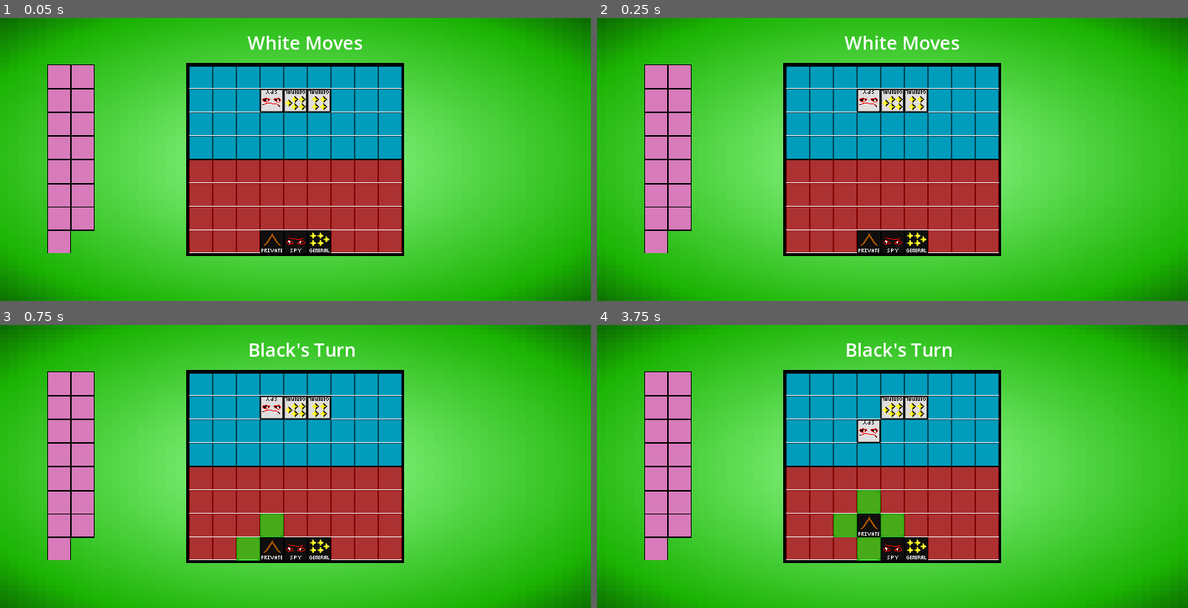
Above: before the commit, frames 1-4 (two rows, left to right).
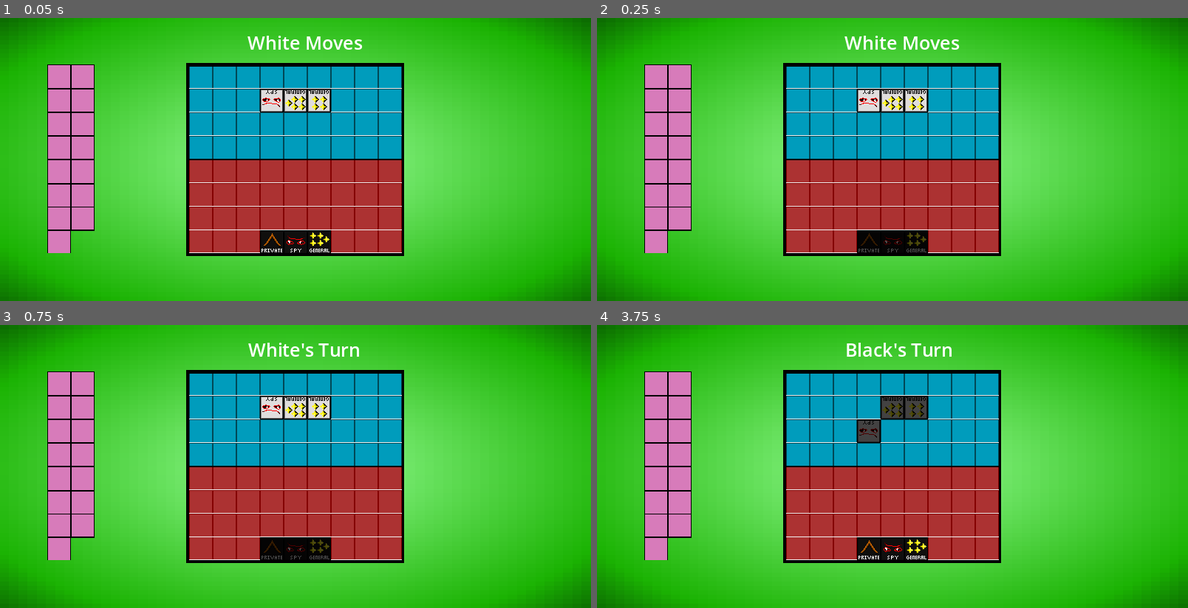
Above: after the commit, the same moments.

Repository: Forther04/Game-Of-The-Generals
Game: Godot game, scene res://Scene/Main.tscn
The game is run twice, just before and just after one commit, with the same random seed, the same clock (stepped at 60 frames per second) and the same inputs.
Inputs (mouse positions are in pixels of both pictures, inside the frame that each line leads up to):
- Up to frame 1 (0.05 s): no input
- Up to frame 2 (0.25 s): no input
- Up to frame 3 (0.75 s): click (271, 548) at 0.52 s
- Up to frame 4 (3.75 s): click (868, 525) at 1.27 s; click (868, 407) at 2.02 s; click (868, 432) at 2.75 s; click (868, 525) at 3.52 s

Frame 1 is identical in both runs. In frame 2, 0.2% of the frame differs, in the area x 44-56%, y 75-83%; in frame 3, 1.3%; in frame 4, 2.5%, in the area x 40-56%, y 25-84%.

Commit message:
Changes color base on who's turn is it

Diff:
--- a/Scene/Pieces/Black/Black_Piece.tscn
+++ b/Scene/Pieces/Black/Black_Piece.tscn
@@ -2,8 +2,8 @@
 
 [ext_resource type="Texture2D" uid="uid://egv5ef3svok8" path="res://Assest/GOG_Black_sprite_sheet.png" id="1_m3crr"]
 [ext_resource type="Script" path="res://Script/Black Pieces/Black.gd" id="2_s1w6r"]
-[ext_resource type="AudioStream" uid="uid://bykfs5gdjg4ot" path="res://Sound/capture.mp3" id="3_acuaw"]
-[ext_resource type="AudioStream" uid="uid://bkg32kbwf5ojx" path="res://Sound/move.mp3" id="4_3526c"]
+[ext_resource type="AudioStream" uid="uid://dbgf5rwklxknd" path="res://Sound/capture.wav" id="3_b0dnw"]
+[ext_resource type="AudioStream" uid="uid://xjo226yi1548" path="res://Sound/move.wav" id="4_6r5t4"]
 
 [sub_resource type="StyleBoxEmpty" id="StyleBoxEmpty_avp0b"]
 
@@ -236,6 +236,7 @@
 shape = SubResource("CapsuleShape2D_6bxvc")
 
 [node name="Black_Main_Area" type="Area2D" parent="." groups=["Black_Area"]]
+visible = false
 collision_layer = 10
 collision_mask = 8
 
@@ -244,11 +245,11 @@
 debug_color = Color(0.932128, 2.64719e-05, 0.649991, 0.42)
 
 [node name="capture" type="AudioStreamPlayer2D" parent="."]
-stream = ExtResource("3_acuaw")
+stream = ExtResource("3_b0dnw")
 volume_db = 10.0
 
 [node name="move" type="AudioStreamPlayer2D" parent="."]
-stream = ExtResource("4_3526c")
+stream = ExtResource("4_6r5t4")
 volume_db = 10.0
 
 [connection signal="pressed" from="Main" to="." method="_on_main_pressed"]
--- a/Scene/Pieces/White.tscn
+++ b/Scene/Pieces/White.tscn
@@ -3,8 +3,8 @@
 [ext_resource type="Texture2D" uid="uid://dxh4yltn8y8gg" path="res://Assest/GOG_White_sprite_sheet.png" id="1_k6rfx"]
 [ext_resource type="Texture2D" uid="uid://egv5ef3svok8" path="res://Assest/GOG_Black_sprite_sheet.png" id="1_qvyag"]
 [ext_resource type="Script" path="res://Script/White Pieces/White.gd" id="2_m08ib"]
-[ext_resource type="AudioStream" uid="uid://bykfs5gdjg4ot" path="res://Sound/capture.mp3" id="4_sjlog"]
-[ext_resource type="AudioStream" uid="uid://bkg32kbwf5ojx" path="res://Sound/move.mp3" id="5_sog42"]
+[ext_resource type="AudioStream" uid="uid://dbgf5rwklxknd" path="res://Sound/capture.wav" id="4_dj76q"]
+[ext_resource type="AudioStream" uid="uid://xjo226yi1548" path="res://Sound/move.wav" id="5_w2ggh"]
 
 [sub_resource type="StyleBoxEmpty" id="StyleBoxEmpty_avp0b"]
 
@@ -245,11 +245,11 @@
 shape = SubResource("RectangleShape2D_p61ox")
 
 [node name="capture" type="AudioStreamPlayer2D" parent="."]
-stream = ExtResource("4_sjlog")
+stream = ExtResource("4_dj76q")
 volume_db = 10.0
 
 [node name="move" type="AudioStreamPlayer2D" parent="."]
-stream = ExtResource("5_sog42")
+stream = ExtResource("5_w2ggh")
 volume_db = 10.0
 
 [connection signal="pressed" from="Main" to="." method="_on_main_pressed"]
--- a/Script/Black Pieces/Black.gd
+++ b/Script/Black Pieces/Black.gd
@@ -15,9 +15,9 @@
 
 enum piece {Flag,General_5,General_4,General_3,General_2,General_1, Colonel, LT_Colonel, Major, Captain, Lieut_1, Lieut_2, Sergeant, Spy, Private, Questionmark}
 
-
+func _ready():
+	change_piece()
 func _process(delta: float) -> void:
-	change_piece()
 	check_timer += delta
 	if Global.piece != $".".name: #Check if a new piece is selected and hide the previous one
 		$Choices.hide()
@@ -26,14 +26,7 @@
 		check_timer = 0
 		overlapping()
 		player_move()
-		print(Global.white_strength, Global.black_strength)
-
-
-func player_move(): #Detect if it's black current move
-	if Global.who_moves == true:
-		$Main.hide()
-	else:
-		$Main.show()
+
 
 func change_piece(): #Changes the piece type
 	if pieces == 0:
@@ -102,6 +95,14 @@
 		$".".rotation_degrees = 180
 
 
+func player_move(): #Detect if it's black current move
+	if Global.who_moves == true:
+		$Main.hide()
+		$".".self_modulate = Color(0.3,0.3,0.3,255)
+	else:
+		$Main.show()
+		$".".self_modulate = Color(1,1,1,1)
+
 #Check if the piece is selected
 func _on_main_pressed() -> void:
 	if starting == false:
@@ -115,14 +116,15 @@
 			$Choices.hide()
 			off = false
 
-
+#SOUND EFFECT_____________________________
 func move():
 	$move.pitch_scale = randf_range(0.8, 1.2)
 	$move.play()
-
 func capture():
 	$capture.pitch_scale = randf_range(0.8, 1.2)
 	$capture.play()
+#_________________________________________
+
 
 func overlapping():
 	var right = right_area.get_overlapping_areas()
@@ -194,7 +196,7 @@
 	move()
 #__________________________________________
 
-
+#CAPTURE___________________________________
 func _on_black_main_area_area_entered(area: Area2D) -> void:
 	capture()
 	Global.black_strength = piece_strengt
@@ -204,4 +206,3 @@
 			if $Black_Main_Area.overlaps_area(i):
 				if Global.black_strength <= Global.white_strength:
 					queue_free()
-					print("Capture")
--- a/Script/Global.gd
+++ b/Script/Global.gd
@@ -1,7 +1,7 @@
 extends Node
 
 var piece : String
-var who_moves : bool = false #False = black, True = white
+var who_moves : bool = true #False = black, True = white
 var white_player :bool = false #White player
 var black_player :bool = false #Black palyer
 
--- a/Script/White Pieces/White.gd
+++ b/Script/White Pieces/White.gd
@@ -17,7 +17,6 @@
 
 func _ready():
 	change_piece()
-
 func _process(delta: float) -> void:
 	check_timer += delta
 	if Global.piece != $".".name: #Check if a new piece is selected and hide the previous one
@@ -28,13 +27,6 @@
 		overlapping()
 		player_move()
 
-
-
-func player_move(): #Detect if it's white current move
-	if Global.who_moves == false:
-		$Main.hide()
-	else:
-		$Main.show()
 
 func change_piece(): #Changes the piece type
 	if pieces == 0:
@@ -102,6 +94,13 @@
 		self.name = "?"
 		$".".rotation_degrees = 180
 
+func player_move(): #Detect if it's white current move
+	if Global.who_moves == false:
+		$Main.hide()
+		$".".self_modulate = Color(0.3,0.3,0.3,255)
+	else:
+		$Main.show()
+		$".".self_modulate = Color(1,1,1,255)
 
 #Check if the piece is selected
 func _on_main_pressed() -> void:
@@ -117,13 +116,14 @@
 			$Choices.hide()
 			off = false
 
+#SOUND EFFECT_____________________________
 func move():
 	$move.pitch_scale = randf_range(0.8, 1.2)
 	$move.play()
-
 func capture():
 	$capture.pitch_scale = randf_range(0.8, 1.2)
 	$capture.play()
+#_________________________________________
 
 func overlapping():
 	var right = right_area.get_overlapping_areas()
@@ -166,10 +166,7 @@
 			if bottom_area.overlaps_area(area):
 				$Choices/Bottom.hide()
 
-
-
-
-
+#Move the piece __________________________
 func _on_top_pressed() -> void:
 	$".".position += Vector2(0, -64)
 	off = false
@@ -194,8 +191,9 @@
 	$Choices.hide()
 	Global.who_moves = false
 	move()
-
-
+#_________________________________________
+
+#CAPTURE__________________________________
 func _on_white_main_area_area_entered(area: Area2D) -> void:
 	capture()
 	Global.white_strength = piece_strength
@@ -205,4 +203,3 @@
 			if $White_Main_Area.overlaps_area(i):
 				if Global.black_strength >= Global.white_strength:
 					queue_free()
-					print("Capture")
Not shown, removed: Sound/capture.mp3.import
Not shown, added: Sound/capture.wav.import
Not shown, removed: Sound/move.mp3.import
Not shown, added: Sound/move.wav.import
Not shown, removed: Sound/capture.mp3
Not shown, added: Sound/capture.wav
Not shown, removed: Sound/move.mp3
Not shown, added: Sound/move.wav
